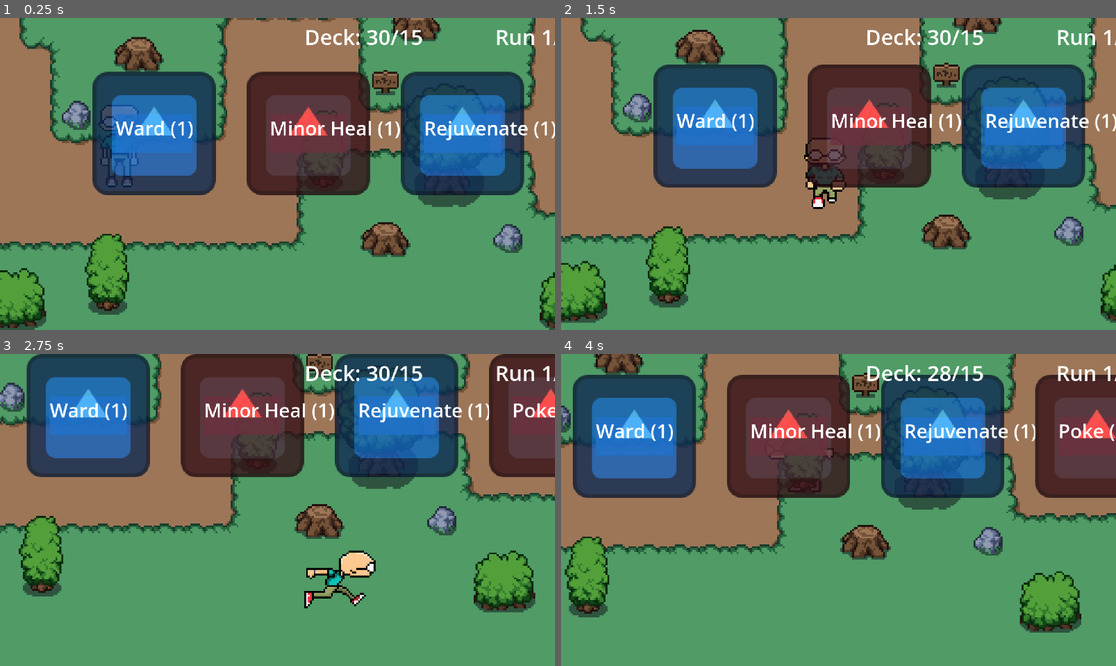
Above: before the commit, frames 1-4 (two rows, left to right).
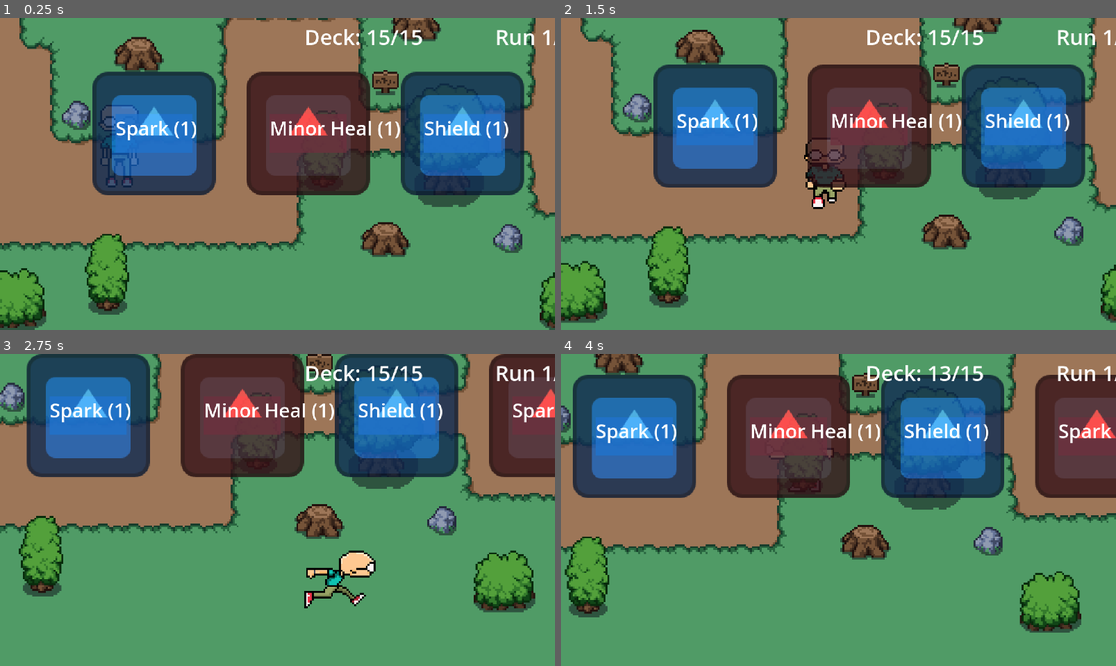
Above: after the commit, the same moments.

Repository: McBoatright/godot-game-project
Game: Godot game, scene res://scenes/world.tscn
Two runs of this game, one before a commit and one after it. Both use one fixed random seed, a clock stepped at 60 frames per second and the inputs below. The project has no main scene, so this scene is started directly. The engine's default icon, where the game draws it, is replaced by a stand-in: a white triangle on a blue panel in a dark square.
Inputs:
- Up to frame 1 (0.25 s): no input
- Up to frame 2 (1.5 s): tap Enter (ui_accept) at 0.5, 0.77 s; hold Right (ui_right) 0.53-1.28 s; tap E (attack) at 0.6 s; hold Down (ui_down) from 1.28 s (still down); tap 1 at 1.35 s
- Up to frame 3 (2.75 s): tap Enter (ui_accept) at 1.52 s; release Down (ui_down) at 2.03 s; hold Right (ui_right) from 2.03 s (still down); hold 2 from 2.03 s (still down)
- Up to frame 4 (4 s): release Right (ui_right) at 2.78 s; release 2 at 2.78 s; hold Up (ui_up) 2.78-3.53 s; tap 3 at 2.85 s; tap Enter (ui_accept) at 3.02, 3.77 s; hold Left (ui_left) from 3.53 s (still down); hold 4 from 3.53 s (still down)

The runs differ from the first frame. In frame 1, 1.0% of the frame differs, in the area x 20-100%, y 3-40%; in frame 2, 1.0%; in frame 3, 1.2%; in frame 4, 1.3%, in the area x 6-100%, y 3-29%.

Commit message:
Phase 3: Spell effects system + deck rebalance to 15 spells
- Implemented complete spell effect system
  - Damage spells target nearest enemy
  - Heal spells restore player health
  - Buff spells with 10s durations (defense/speed tracking)
  - Debuff spells target enemies
  - Utility spells (Drain/Life Steal)
- Added enemy damage system (take_spell_damage, enemies group)
- Added buff/debuff system (active_buffs array, duration tracking)
- Rebalanced deck from 30 to 15 spells (3 per tier)
- Mana costs now match tier: Run 1=1 mana, Run 2=2 mana, etc.

Diff:
--- a/scripts/deck_manager.gd
+++ b/scripts/deck_manager.gd
@@ -16,48 +16,37 @@
 	refresh_deck()
 
 func initialize_spells():
-	# This will be populated with 15 unique spells
-	# For now, creating placeholder spells with varied costs
+	# 15 total spells - 3 per river run (tier)
+	# Run 1: 1 mana spells
+	# Run 2: 2 mana spells
+	# Run 3: 3 mana spells
+	# Run 4: 4 mana spells
+	# Run 5: 5 mana spells
 
-	# Tier 1 spells (1 mana) - 6 spells (enough for full river run 1)
+	# Tier 1 spells (1 mana) - 3 spells for river run 1
 	all_spells.append(Spell.new("Spark", 1, "damage", "Quick lightning bolt", 15, false))
 	all_spells.append(Spell.new("Minor Heal", 1, "heal", "Small health recovery", 10, true))
 	all_spells.append(Spell.new("Shield", 1, "buff", "Temporary defense boost", 5, true))
-	all_spells.append(Spell.new("Poke", 1, "damage", "Tiny damage", 10, false))
-	all_spells.append(Spell.new("Rejuvenate", 1, "heal", "Slight heal over time", 8, true))
-	all_spells.append(Spell.new("Ward", 1, "buff", "Minor protection", 3, true))
 
-	# Tier 2 spells (2 mana) - 6 spells (enough for river run 2)
+	# Tier 2 spells (2 mana) - 3 spells for river run 2
 	all_spells.append(Spell.new("Fireball", 2, "damage", "Moderate fire damage", 30))
 	all_spells.append(Spell.new("Ice Shard", 2, "damage", "Cold damage with slow", 25))
 	all_spells.append(Spell.new("Haste", 2, "buff", "Speed boost", 10))
-	all_spells.append(Spell.new("Poison Dart", 2, "damage", "Damage over time", 20))
-	all_spells.append(Spell.new("Cure", 2, "heal", "Remove debuffs", 15))
-	all_spells.append(Spell.new("Fortify", 2, "buff", "Increase defense", 12))
 
-	# Tier 3 spells (3 mana) - 6 spells (enough for river run 3)
+	# Tier 3 spells (3 mana) - 3 spells for river run 3
 	all_spells.append(Spell.new("Lightning Strike", 3, "damage", "Heavy lightning damage", 50))
 	all_spells.append(Spell.new("Greater Heal", 3, "heal", "Restore significant health", 40))
 	all_spells.append(Spell.new("Weaken", 3, "debuff", "Reduce enemy damage", 15))
-	all_spells.append(Spell.new("Chain Lightning", 3, "damage", "Multi-target lightning", 45))
-	all_spells.append(Spell.new("Restoration", 3, "heal", "Strong healing", 35))
-	all_spells.append(Spell.new("Slow", 3, "debuff", "Reduce enemy speed", 10))
 
-	# Tier 4 spells (4 mana) - 6 spells (enough for river run 4)
+	# Tier 4 spells (4 mana) - 3 spells for river run 4
 	all_spells.append(Spell.new("Meteor", 4, "damage", "Massive area damage", 70))
 	all_spells.append(Spell.new("Full Barrier", 4, "buff", "Strong damage absorption", 30))
 	all_spells.append(Spell.new("Drain", 4, "utility", "Steal enemy health", 35))
-	all_spells.append(Spell.new("Inferno", 4, "damage", "Burning damage", 65))
-	all_spells.append(Spell.new("Divine Shield", 4, "buff", "Absorb damage", 40))
-	all_spells.append(Spell.new("Life Steal", 4, "utility", "Damage and heal", 30))
 
-	# Tier 5 spells (5 mana) - 6 spells (enough for river run 5)
+	# Tier 5 spells (5 mana) - 3 spells for river run 5
 	all_spells.append(Spell.new("Annihilation", 5, "damage", "Ultimate destruction", 100))
 	all_spells.append(Spell.new("Resurrection", 5, "heal", "Full health restore", 100))
 	all_spells.append(Spell.new("Time Stop", 5, "utility", "Freeze all enemies", 0))
-	all_spells.append(Spell.new("Apocalypse", 5, "damage", "Massive destruction", 95))
-	all_spells.append(Spell.new("Full Restore", 5, "heal", "Complete recovery", 90))
-	all_spells.append(Spell.new("Invincibility", 5, "buff", "Temporary immunity", 50))
 
 	print("Deck initialized with ", all_spells.size(), " spells")
 
--- a/scripts/enemy.gd
+++ b/scripts/enemy.gd
@@ -7,6 +7,10 @@
 var health = 100
 var player_inattack_zone = false
 var can_take_damage = true
+
+func _ready():
+	# Add to enemies group so spells can find us
+	add_to_group("enemies")
 
 
 func _physics_process(_delta):
@@ -61,3 +65,12 @@
 
 func _on_take_damage_cooldown_timeout():
 	can_take_damage = true
+
+func take_spell_damage(damage: int):
+	# Take damage from player spells
+	health -= damage
+	print("Enemy took ", damage, " spell damage! Health: ", health, "/100")
+
+	if health <= 0:
+		print("Enemy defeated!")
+		queue_free()
--- a/scripts/player.gd
+++ b/scripts/player.gd
@@ -22,6 +22,11 @@
 var hand: Array = [null, null, null, null]  # 4 slots, can be null
 var consumed_spells: int = 0  # Count of spells overwritten/cast (for synergy mechanics)
 var slot_cooldowns: Array = [0.0, 0.0, 0.0, 0.0]  # Prevent multiple triggers
+
+# Buff/Debuff system
+var active_buffs: Array = []  # Array of {name, duration, power}
+var speed_buff: float = 0.0  # Speed multiplier from buffs
+var defense_buff: float = 0.0  # Damage reduction from buffs
 
 const speed = 100
 var current_dir = "none"
@@ -61,6 +66,9 @@
 	for i in range(4):
 		if slot_cooldowns[i] > 0:
 			slot_cooldowns[i] -= delta
+
+	# Update active buffs/debuffs
+	update_buffs(delta)
 
 	# Button-based spell pickup AND casting (Phantom Dust style)
 	# Press 1-4 to either pick up spell to that slot OR cast from that slot
@@ -519,21 +527,120 @@
 	# Apply the spell effect based on type
 	match spell.effect_type:
 		"damage":
-			print("  -> Dealing ", spell.power, " damage!")
-			# TODO: Apply damage to nearest enemy
+			apply_damage_spell(spell)
 		"heal":
-			print("  -> Healing ", spell.power, " health!")
-			health = min(health + spell.power, 100)
-			update_health()
+			apply_heal_spell(spell)
 		"buff":
-			print("  -> Applying buff: ", spell.spell_name)
-			# TODO: Apply buff effect
+			apply_buff_spell(spell)
 		"debuff":
-			print("  -> Applying debuff: ", spell.spell_name)
-			# TODO: Apply debuff effect
+			apply_debuff_spell(spell)
 		"utility":
-			print("  -> Using utility: ", spell.spell_name)
-			# TODO: Apply utility effect
+			apply_utility_spell(spell)
+
+func apply_damage_spell(spell: Spell):
+	# Find nearest enemy and deal damage
+	var enemies = get_tree().get_nodes_in_group("enemies")
+	if enemies.size() == 0:
+		print("  -> No enemies to damage!")
+		return
+
+	# Find closest enemy
+	var nearest_enemy = null
+	var nearest_distance = 999999.0
+	for enemy in enemies:
+		var distance = global_position.distance_to(enemy.global_position)
+		if distance < nearest_distance:
+			nearest_distance = distance
+			nearest_enemy = enemy
+
+	if nearest_enemy and nearest_enemy.has_method("take_spell_damage"):
+		nearest_enemy.take_spell_damage(spell.power)
+		print("  -> ", spell.spell_name, " dealt ", spell.power, " damage to enemy!")
+	else:
+		print("  -> Could not damage enemy")
+
+func apply_heal_spell(spell: Spell):
+	# Heal the player
+	var old_health = health
+	health = min(health + spell.power, 100)
+	var healed = health - old_health
+	print("  -> ", spell.spell_name, " healed ", healed, " health!")
+	update_health()
+
+func apply_buff_spell(spell: Spell):
+	# Apply a buff to the player
+	var buff_duration = 10.0  # 10 seconds
+
+	match spell.spell_name:
+		"Shield", "Ward", "Full Barrier", "Divine Shield":
+			# Defense buffs
+			defense_buff += spell.power
+			active_buffs.append({"name": spell.spell_name, "duration": buff_duration, "type": "defense", "power": spell.power})
+			print("  -> ", spell.spell_name, " increased defense by ", spell.power, " for ", buff_duration, "s!")
+		"Haste":
+			# Speed buff
+			speed_buff += spell.power / 100.0  # Convert to multiplier
+			active_buffs.append({"name": spell.spell_name, "duration": buff_duration, "type": "speed", "power": spell.power})
+			print("  -> ", spell.spell_name, " increased speed by ", spell.power, "% for ", buff_duration, "s!")
+		_:
+			# Generic buff
+			active_buffs.append({"name": spell.spell_name, "duration": buff_duration, "type": "generic", "power": spell.power})
+			print("  -> Applied ", spell.spell_name, " buff!")
+
+func apply_debuff_spell(spell: Spell):
+	# Apply debuff to nearest enemy
+	var enemies = get_tree().get_nodes_in_group("enemies")
+	if enemies.size() == 0:
+		print("  -> No enemies to debuff!")
+		return
+
+	# Find closest enemy
+	var nearest_enemy = null
+	var nearest_distance = 999999.0
+	for enemy in enemies:
+		var distance = global_position.distance_to(enemy.global_position)
+		if distance < nearest_distance:
+			nearest_distance = distance
+			nearest_enemy = enemy
+
+	if nearest_enemy:
+		print("  -> Applied ", spell.spell_name, " debuff to enemy!")
+		# TODO: Implement enemy debuff system
+
+func apply_utility_spell(spell: Spell):
+	# Apply utility effect
+	match spell.spell_name:
+		"Drain", "Life Steal":
+			# Damage enemy and heal player
+			var enemies = get_tree().get_nodes_in_group("enemies")
+			if enemies.size() > 0:
+				var nearest_enemy = enemies[0]
+				if nearest_enemy.has_method("take_spell_damage"):
+					nearest_enemy.take_spell_damage(spell.power)
+					health = min(health + spell.power / 2, 100)  # Heal for half damage dealt
+					print("  -> ", spell.spell_name, " dealt ", spell.power, " damage and healed ", spell.power / 2, "!")
+					update_health()
+		_:
+			print("  -> Used ", spell.spell_name, "!")
+
+func update_buffs(delta: float):
+	# Update all active buffs, remove expired ones
+	var i = 0
+	while i < active_buffs.size():
+		var buff = active_buffs[i]
+		buff.duration -= delta
+
+		if buff.duration <= 0:
+			# Buff expired - remove its effects
+			if buff.type == "defense":
+				defense_buff -= buff.power
+			elif buff.type == "speed":
+				speed_buff -= buff.power / 100.0
+
+			print("Buff '", buff.name, "' expired!")
+			active_buffs.remove_at(i)
+		else:
+			i += 1
 
 func print_hand():
 	print("=== HAND [Consumed: ", consumed_spells, "] ===")
@@ -587,5 +694,6 @@
 	if deck_manager:
 		var progress_label = hud.find_child("deck_progress_label", true, false)
 		if progress_label:
+			var total = deck_manager.all_spells.size()
 			var available = deck_manager.available_spells.size()
-			progress_label.text = "Deck: " + str(available) + "/15"
+			progress_label.text = "Deck: " + str(available) + "/" + str(total)
